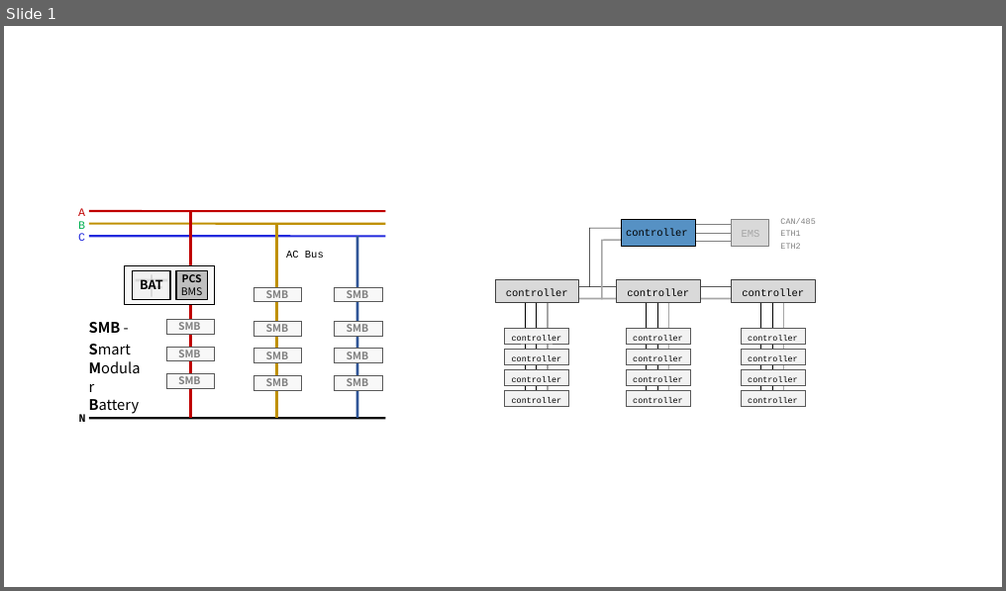
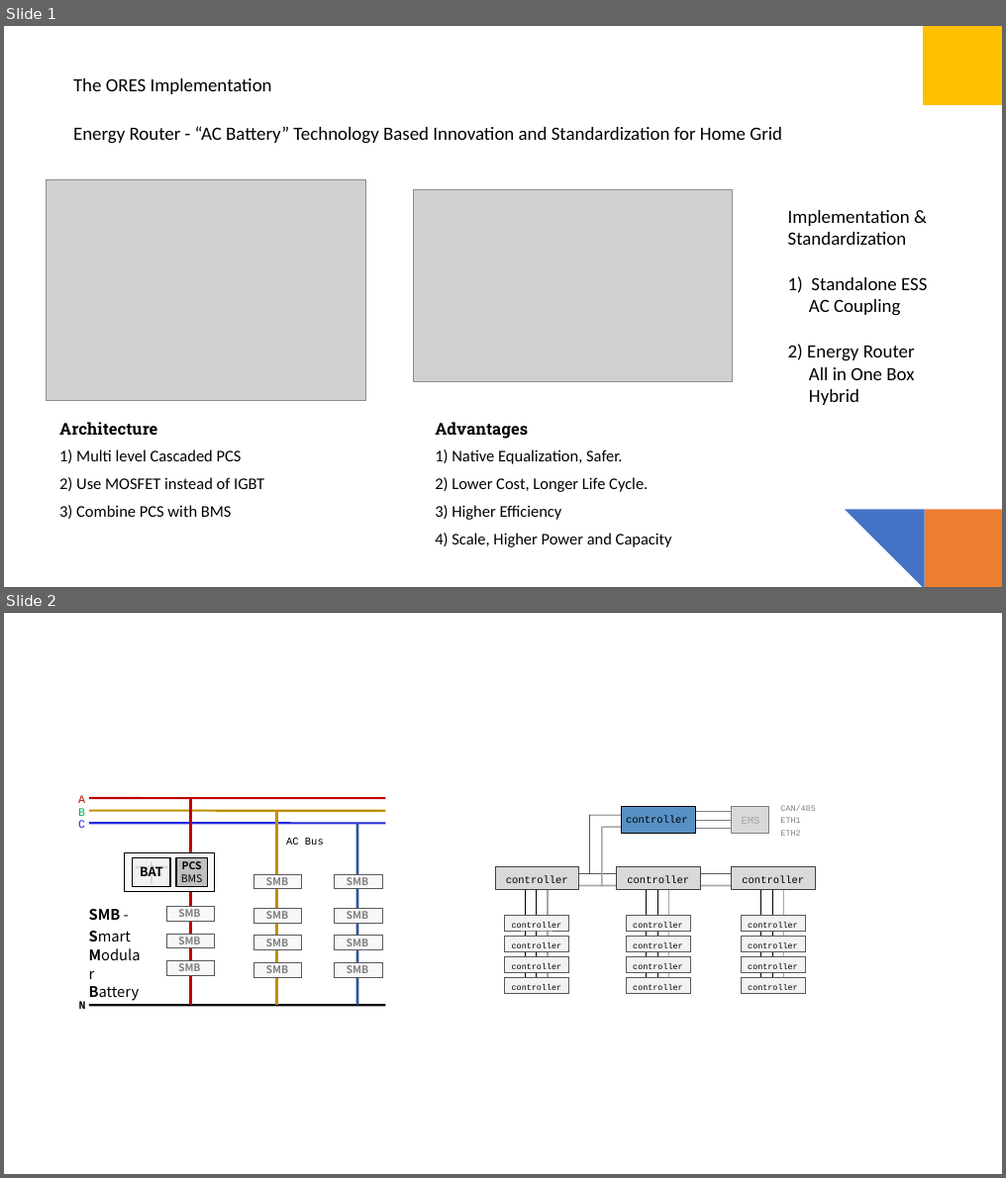
Before and after one commit to open-renewable-energy-systems/ores, a slide deck: Reference_Implementation/Documents/LFE_Summit_Panel.pptx. Shown one above the other, each under a label of ours: slide 1 before the commit, slides 1 and 2 after it. The pictures are 1006x591 and 1006x1178 pixels, drawn with LibreOffice and Linux fonts; fonts in the diff are those of the drawing; grey boxes stand for pictures; background and template pictures are left out. Boxes give left, top, right and bottom in pixels: in the first picture for what was removed or moved away, otherwise in the second. Text is boxed around its words. In the diff, an @@ line names an element or a change of style, - is before the commit and + after.

```diff
--- a/Reference_Implementation/Documents/LFE_Summit_Panel.pptx
+++ b/Reference_Implementation/Documents/LFE_Summit_Panel.pptx
@@ slide 1 added at (4,26,1002,587), background #FFFFFF @@
@@ rectangle added at (924,26,1002,105), fill #FFC000 @@
@@ text added at (73,78,272,94), 18 pt, text #000000 @@
+The ORES Implementation
@@ text added at (73,126,782,144), 18 pt, text #000000 @@
+Energy Router - “AC Battery” Technology Based Innovation and Standardization for Home Grid
@@ picture added at (47,180,365,401) @@
@@ picture added at (414,190,733,381) @@
@@ text added at (788,210,927,405), 18 pt, text #000000 @@
+Implementation &
+Standardization
+1) Standalone ESS
+AC Coupling
+2) Energy Router
+All in One Box
+Hybrid
@@ title added at (59,422,264,519), 15.7 pt, text #000000 @@
+Architecture
+1) Multi level Cascaded PCS
+2) Use MOSFET instead of IGBT
+3) Combine PCS with BMS
@@ title added at (435,422,672,548), 15.7 pt, text #000000 @@
+Advantages
+1) Native Equalization, Safer.
+2) Lower Cost, Longer Life Cycle.
+3) Higher Efficiency
+4) Scale, Higher Power and Capacity
@@ right triangle added at (845,509,925,587), fill #4472C4 @@
@@ rectangle added at (925,509,1002,587), fill #ED7D31 @@
@@ what was slide 1 is now slide 2 @@
```
